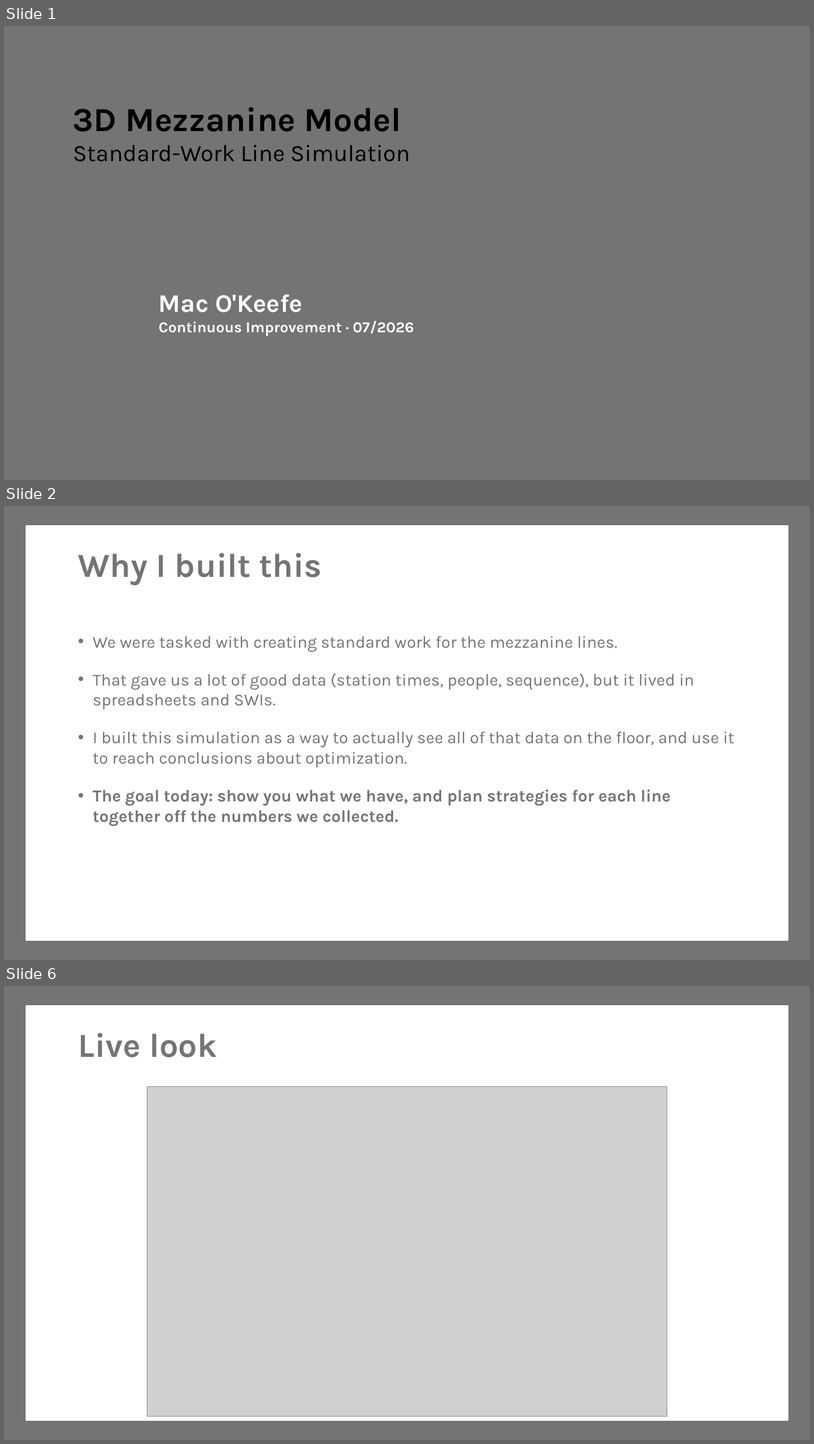
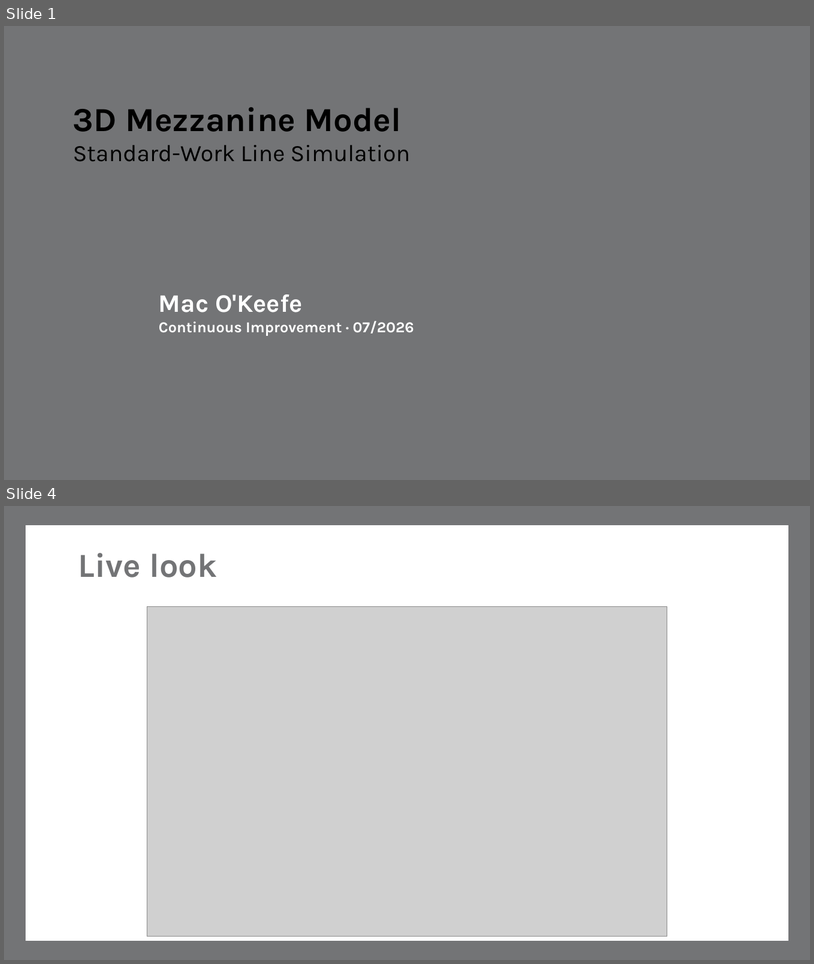
Before and after one commit to macokeefe/claude-code-system, a slide deck: standard-work/standalone/Meritage_3D_Model_Overview.pptx. Shown one above the other, each under a label of ours: slides 1, 2 and 6 before the commit, slides 1 and 4 after it; the slides between them are not shown. The pictures are 814x1444 and 814x964 pixels, drawn with LibreOffice and Linux fonts; fonts in the diff are those of the drawing; grey boxes stand for pictures; background and template pictures are left out. Boxes give left, top, right and bottom in pixels: in the first picture for what was removed or moved away, otherwise in the second. Text is boxed around its words. In the diff, an @@ line names an element or a change of style, - is before the commit and + after.

```diff
--- a/standard-work/standalone/Meritage_3D_Model_Overview.pptx
+++ b/standard-work/standalone/Meritage_3D_Model_Overview.pptx
@@ slide 2 removed at box(4, 506, 810, 960), background #FFFFFF; not listed: 2 template elements that a slide beside it also shows @@
@@ title removed at box(78, 553, 323, 585) @@
-Why I built this
@@ text removed at box(93, 636, 735, 826) @@
-• We were tasked with creating standard work for the mezzanine lines.
-• That gave us a lot of good data (station times, people, sequence), but it lived in spreadsheets and SWIs.
-• I built this simulation as a way to actually see all of that data on the floor, and use it to reach conclusions about optimization.
-• The goal today: show you what we have, and plan strategies for each line together off the numbers we collected.
@@ what was slide 6 is now slide 4 @@
```
Also in this commit, not shown: 2 slides changed, 1 slide added, 3 other slides removed.
